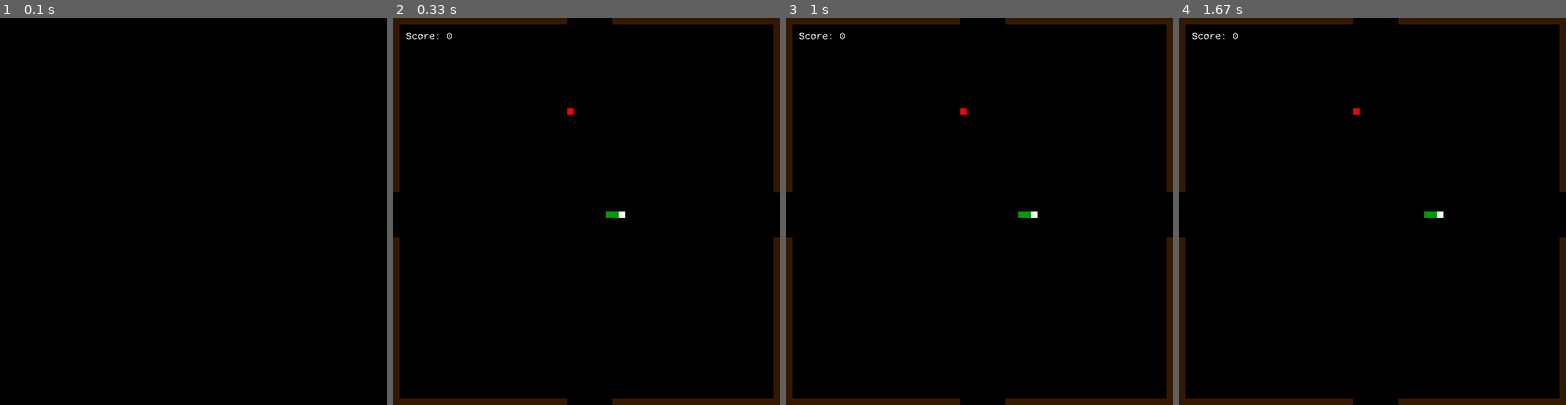
Above: before the commit, frames 1-4 (left to right).
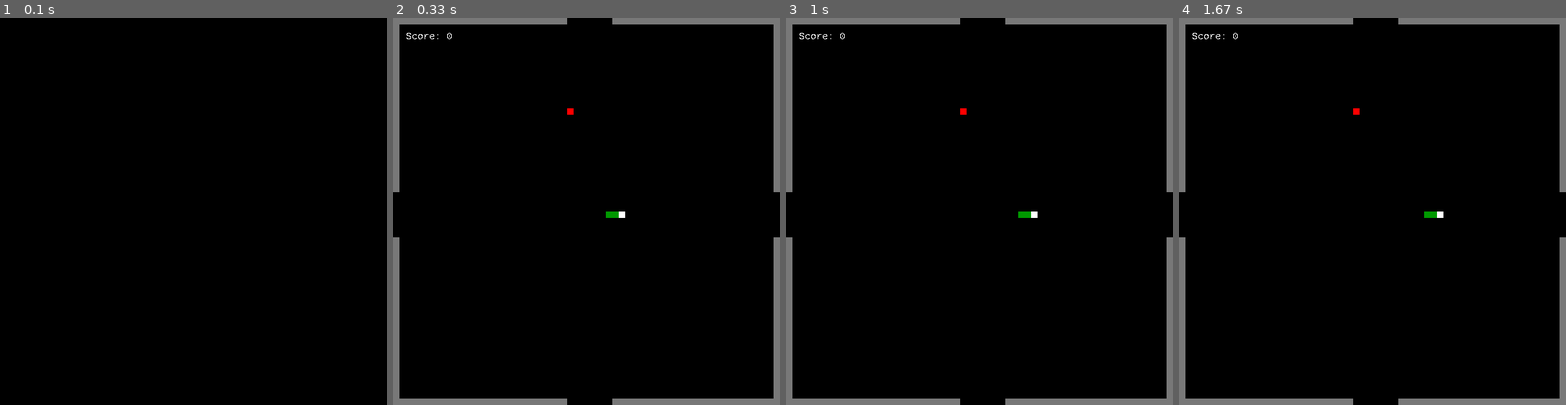
Above: after the commit, the same moments.

Repository: RonanFim/pygame-snake
Game: pygame game, started from main.py
The game is run twice, just before and just after one commit, with the same random seed, the same clock (stepped at 60 frames per second) and the same inputs.
Inputs:
- Up to frame 1 (0.1 s): no input
- Up to frame 2 (0.33 s): no input
- Up to frame 3 (1 s): tap Space at 0.33, 0.67 s
- Up to frame 4 (1.67 s): hold Right 1.03-1.5 s; tap Space at 1.1, 1.6 s

Frame 1 is identical in both runs. In frame 2, 5.8% of the frame differs, in the area x 0-100%, y 0-100%; in frame 3, 5.8%; in frame 4, 5.8%.

Commit message:
Refactoring

Diff:
--- /dev/null
+++ b/System/Apple.py
@@ -0,0 +1,18 @@
+from definitions import *
+import pygame
+
+class Apple():
+
+    def __init__(self) -> None:
+        self.appleSprite = pygame.Surface((10, 10))
+        self.appleSprite.fill(APPLECOLOR)
+        self.__applePos = (0, 0)
+
+    def GetApplePos(self) -> tuple:
+        return self.__applePos
+
+    def SetApplePos(self, newPos: tuple) -> None:
+        self.__applePos = newPos
+
+    def Draw(self, screen: pygame.Surface):
+        screen.blit(self.appleSprite, self.__applePos)
--- /dev/null
+++ b/System/Direction.py
@@ -0,0 +1,7 @@
+from enum import Enum
+
+class Direction(Enum):
+    UP = 1,
+    DOWN = 2,
+    LEFT = 3,
+    RIGHT = 4
--- a/System/Game.py
+++ b/System/Game.py
@@ -2,16 +2,13 @@
 import pygame
 import random
 import time
-from enum import Enum
 
+from System.Direction import Direction
+from System.Snake import Snake
+from System.Apple import Apple
+from System.Wall import Wall
+from System.Score import Score
 from definitions import Screen
-
-
-class Direction(Enum):
-    UP = 1,
-    DOWN = 2,
-    LEFT = 3,
-    RIGHT = 4
 
 
 class Game:
@@ -25,67 +22,12 @@
         self.__screen = pygame.display.set_mode((Screen.WIDTH, Screen.HEIGHT))
         # Set window caption
         pygame.display.set_caption(Screen.CAPTION)
-        # Create red apple 10x10
-        self.__apple = pygame.Surface((10, 10))
-        self.__apple.fill((255, 0, 0))
-        self.__applePos = (0, 0)
-        # Create clock
+        # Create elements
         self.__clock = pygame.time.Clock()
-        # Create the snake
-        mWidth = Screen.WIDTH//20 * 10
-        mHeight = Screen.HEIGHT//20 * 10
-        self.__snake = [(mWidth + 20, mHeight), (mWidth + 10, mHeight), (mWidth, mHeight)]
-        self.__snakeSprite = pygame.Surface((10, 10))
-        self.__snakeSprite.fill((0, 153, 0))
-        self.__headSprite = pygame.Surface((10, 10))
-        self.__headSprite.fill((255, 255, 255))
-        # Score
-        self.__score = 0
-        self.__font = pygame.font.SysFont("Courier New", 15)
-        self.__scorePos = (20, 20)
-        # Create wall
-        self.__wall = []
-        for i in range(0, Screen.HEIGHT, 10):
-            self.__wall.append((i, 0))
-            self.__wall.append((i, Screen.WIDTH - 10))
-        for i in range(0, Screen.WIDTH, 10):
-            self.__wall.append((0, i))
-            self.__wall.append((Screen.HEIGHT - 10, i))
-        self.__OpenWall()
-        self.__wallSprite = pygame.Surface((10, 10))
-        self.__wallSprite.fill((51, 25, 0))
-
-    def __OpenWall(self):
-        middleWidth = Screen.WIDTH//20 * 10
-        middleHeight = Screen.HEIGHT//20 * 10
-        self.__wall.remove((0, middleHeight - 30))
-        self.__wall.remove((0, middleHeight - 20))
-        self.__wall.remove((0, middleHeight - 10))
-        self.__wall.remove((0, middleHeight))
-        self.__wall.remove((0, middleHeight + 10))
-        self.__wall.remove((0, middleHeight + 20))
-        self.__wall.remove((0, middleHeight + 30))
-        self.__wall.remove((Screen.WIDTH - 10, middleHeight - 30))
-        self.__wall.remove((Screen.WIDTH - 10, middleHeight - 20))
-        self.__wall.remove((Screen.WIDTH - 10, middleHeight - 10))
-        self.__wall.remove((Screen.WIDTH - 10, middleHeight))
-        self.__wall.remove((Screen.WIDTH - 10, middleHeight + 10))
-        self.__wall.remove((Screen.WIDTH - 10, middleHeight + 20))
-        self.__wall.remove((Screen.WIDTH - 10, middleHeight + 30))
-        self.__wall.remove((middleWidth - 30, 0))
-        self.__wall.remove((middleWidth - 20, 0))
-        self.__wall.remove((middleWidth - 10, 0))
-        self.__wall.remove((middleWidth, 0))
-        self.__wall.remove((middleWidth + 10, 0))
-        self.__wall.remove((middleWidth + 20, 0))
-        self.__wall.remove((middleWidth + 30, 0))
-        self.__wall.remove((middleWidth - 30, Screen.HEIGHT - 10))
-        self.__wall.remove((middleWidth - 20, Screen.HEIGHT - 10))
-        self.__wall.remove((middleWidth - 10, Screen.HEIGHT - 10))
-        self.__wall.remove((middleWidth, Screen.HEIGHT - 10))
-        self.__wall.remove((middleWidth + 10, Screen.HEIGHT - 10))
-        self.__wall.remove((middleWidth + 20, Screen.HEIGHT - 10))
-        self.__wall.remove((middleWidth + 30, Screen.HEIGHT - 10))
+        self.__apple = Apple()
+        self.__snake = Snake()
+        self.__score = Score()
+        self.__wall = Wall()
 
     def __NewPos(self):
         """
@@ -95,39 +37,21 @@
             x = random.randint(0, Screen.WIDTH - 10)
             y = random.randint(0, Screen.HEIGHT - 10)
             newPos = (x//10 * 10, y//10 * 10)
-            if (newPos not in self.__wall) and (newPos not in self.__snake):
+            if not self.__wall.IsColliding([newPos]) and not self.__snake.IsColliding([newPos]):
                 return newPos
 
-    def __Colision(self, obj1, obj2):
-        return (obj1[0] == obj2[0]) and (obj1[1] == obj2[1])
-
-    def __RefreshPos(self, pos, direction):
-        if direction == Direction.UP:
-            newPos = [pos[0], pos[1] - 10]
-            if newPos[1] < 0:
-                newPos[1] = Screen.HEIGHT - 10
-        elif direction == Direction.DOWN:
-            newPos = [pos[0], pos[1] + 10]
-            if newPos[1] >= Screen.HEIGHT:
-                newPos[1] = 0
-        elif direction == Direction.RIGHT:
-            newPos = [pos[0] + 10, pos[1]]
-            if newPos[0] >= Screen.WIDTH:
-                newPos[0] = 0
-        elif direction == Direction.LEFT:
-            newPos = [pos[0] - 10, pos[1]]
-            if newPos[0] < 0:
-                newPos[0] = Screen.WIDTH - 10
-        else:
-            return pos
-        # Modified position
-        return tuple(newPos)
+    def __RefreshScreen(self):
+        self.__screen.fill(Screen.BGCOLOR)
+        self.__score.Draw(self.__screen)
+        self.__apple.Draw(self.__screen)
+        self.__snake.Draw(self.__screen)
+        self.__wall.Draw(self.__screen)
 
     def Start(self):
         # Run until close the window
         running = True
         paused = False
-        self.__applePos = self.__NewPos()
+        self.__apple.SetApplePos(self.__NewPos())
         direction = Direction.RIGHT
         while running:
             self.__clock.tick(10)   # 10 fps
@@ -163,39 +87,28 @@
                             direction = Direction.RIGHT
 
             # Add new element
-            self.__snake = [self.__snake[0]] + self.__snake
-            self.__snake[0] = self.__RefreshPos(self.__snake[0], direction)
+            self.__snake.Grow(direction)
 
             # Detect colision with apple
-            if self.__Colision(self.__applePos, self.__snake[0]):
-                self.__applePos = self.__NewPos()
-                self.__score += 1
+            if self.__snake.IsColliding([self.__apple.GetApplePos()]):
+                self.__apple.SetApplePos(self.__NewPos())
+                self.__score.IncrementScore()
             else:
                 # Remove last element of Snake
-                self.__snake.pop()
+                self.__snake.RemoveLast()
 
             # Detect colision with snake
-            if self.__snake[0] in self.__snake[1:]:
+            if self.__snake.SelfCollision():
                 time.sleep(3)
                 running = False
             # Detect colision with wall
-            if self.__snake[0] in self.__wall:
+            if self.__snake.IsColliding(self.__wall.GetWall()):
                 time.sleep(3)
                 running = False
 
-            scoreStr = "Score: " + str(self.__score)
-            scoreText = self.__font.render(scoreStr, False, (255, 255, 255))
+            # Update the display
+            self.__RefreshScreen()
+            pygame.display.update()
 
-            # Refresh screen
-            self.__screen.fill((0, 0, 0))
-            self.__screen.blit(self.__apple, self.__applePos)
-            self.__screen.blit(scoreText, self.__scorePos)
-            self.__screen.blit(self.__headSprite, self.__snake[0])
-            for pos in self.__snake[1:]:
-                self.__screen.blit(self.__snakeSprite, pos)
-            for pos in self.__wall:
-                self.__screen.blit(self.__wallSprite, pos)
-            # Update the display
-            pygame.display.update()
         # Quit window
         pygame.quit()
--- /dev/null
+++ b/System/Score.py
@@ -0,0 +1,26 @@
+import pygame
+from definitions import *
+
+class Score():
+
+    def __init__(self) -> None:
+        self.__score = 0
+        self.__font = pygame.font.SysFont(SCOREFONT, SCORESIZE)
+
+    def GetScore(self) -> int:
+        return self.__score
+
+    def SetScore(self, num: int) -> bool:
+        if num >= 0:
+            self.__score = num
+            return True
+        else:
+            return False
+
+    def IncrementScore(self):
+        self.__score += 1
+
+    def Draw(self, screen: pygame.Surface):
+        scoreStr = "Score: " + str(self.__score)
+        scoreText = self.__font.render(scoreStr, False, SCORECOLOR)
+        screen.blit(scoreText, SCOREPOS)
--- /dev/null
+++ b/System/Snake.py
@@ -0,0 +1,64 @@
+from definitions import *
+from System.Direction import Direction
+import pygame
+
+class Snake():
+
+    def __init__(self) -> None:
+        posX = Screen.WIDTH//20 * 10
+        posY = Screen.HEIGHT//20 * 10
+        self.__snakePos = [(posX + 20, posY), (posX + 10, posY), (posX, posY)]
+        self.bodySprite = pygame.Surface((10, 10))
+        self.bodySprite.fill(BODYCOLOR)
+        self.headSprite = pygame.Surface((10, 10))
+        self.headSprite.fill(HEADCOLOR)
+
+    def Grow(self, dir):
+        self.__snakePos = [self.__snakePos[0]] + self.__snakePos
+        self.__snakePos[0] = self.__RefreshPos(self.__snakePos[0], dir)
+
+    def RemoveLast(self):
+        self.__snakePos.pop()
+
+    def IsColliding(self, coordLst: list) -> bool:
+        retValue = False
+        for coord in coordLst:
+            if coord in self.__snakePos:
+                retValue = True
+        return retValue
+
+    def SelfCollision(self) -> bool:
+        return self.__snakePos[0] in self.__snakePos[1:]
+
+    def GetHeadPos(self) -> tuple:
+        return self.__snakePos[0]
+
+    def GetBodyPos(self) -> list:
+        return self.__snakePos[1:]
+
+    def __RefreshPos(self, pos, direction):
+        if direction == Direction.UP:
+            newPos = [pos[0], pos[1] - 10]
+            if newPos[1] < 0:
+                newPos[1] = Screen.HEIGHT - 10
+        elif direction == Direction.DOWN:
+            newPos = [pos[0], pos[1] + 10]
+            if newPos[1] >= Screen.HEIGHT:
+                newPos[1] = 0
+        elif direction == Direction.RIGHT:
+            newPos = [pos[0] + 10, pos[1]]
+            if newPos[0] >= Screen.WIDTH:
+                newPos[0] = 0
+        elif direction == Direction.LEFT:
+            newPos = [pos[0] - 10, pos[1]]
+            if newPos[0] < 0:
+                newPos[0] = Screen.WIDTH - 10
+        else:
+            return pos
+        # Modified position
+        return tuple(newPos)
+
+    def Draw(self, screen: pygame.Surface):
+        screen.blit(self.headSprite, self.GetHeadPos())
+        for pos in self.GetBodyPos():
+            screen.blit(self.bodySprite, pos)
--- /dev/null
+++ b/System/Wall.py
@@ -0,0 +1,63 @@
+import pygame
+from definitions import *
+
+class Wall():
+
+    def __init__(self) -> None:
+        self.__wall = []
+        for i in range(0, Screen.WIDTH, 10):
+            self.__wall.append((i, 0))
+            self.__wall.append((i, Screen.HEIGHT - 10))
+        for i in range(0, Screen.HEIGHT, 10):
+            self.__wall.append((0, i))
+            self.__wall.append((Screen.WIDTH - 10, i))
+        self.__OpenWall()
+        self.wallSprite = pygame.Surface((10, 10))
+        self.wallSprite.fill(WALLCOLOR)
+
+    def __OpenWall(self):
+        middleWidth = Screen.WIDTH//20 * 10
+        middleHeight = Screen.HEIGHT//20 * 10
+        self.__wall.remove((0, middleHeight - 30))
+        self.__wall.remove((0, middleHeight - 20))
+        self.__wall.remove((0, middleHeight - 10))
+        self.__wall.remove((0, middleHeight))
+        self.__wall.remove((0, middleHeight + 10))
+        self.__wall.remove((0, middleHeight + 20))
+        self.__wall.remove((0, middleHeight + 30))
+        self.__wall.remove((Screen.WIDTH - 10, middleHeight - 30))
+        self.__wall.remove((Screen.WIDTH - 10, middleHeight - 20))
+        self.__wall.remove((Screen.WIDTH - 10, middleHeight - 10))
+        self.__wall.remove((Screen.WIDTH - 10, middleHeight))
+        self.__wall.remove((Screen.WIDTH - 10, middleHeight + 10))
+        self.__wall.remove((Screen.WIDTH - 10, middleHeight + 20))
+        self.__wall.remove((Screen.WIDTH - 10, middleHeight + 30))
+        self.__wall.remove((middleWidth - 30, 0))
+        self.__wall.remove((middleWidth - 20, 0))
+        self.__wall.remove((middleWidth - 10, 0))
+        self.__wall.remove((middleWidth, 0))
+        self.__wall.remove((middleWidth + 10, 0))
+        self.__wall.remove((middleWidth + 20, 0))
+        self.__wall.remove((middleWidth + 30, 0))
+        self.__wall.remove((middleWidth - 30, Screen.HEIGHT - 10))
+        self.__wall.remove((middleWidth - 20, Screen.HEIGHT - 10))
+        self.__wall.remove((middleWidth - 10, Screen.HEIGHT - 10))
+        self.__wall.remove((middleWidth, Screen.HEIGHT - 10))
+        self.__wall.remove((middleWidth + 10, Screen.HEIGHT - 10))
+        self.__wall.remove((middleWidth + 20, Screen.HEIGHT - 10))
+        self.__wall.remove((middleWidth + 30, Screen.HEIGHT - 10))
+
+
+    def IsColliding(self, coordLst: list) -> bool:
+        retValue = False
+        for coord in coordLst:
+            if coord in self.__wall:
+                retValue = True
+        return retValue
+
+    def GetWall(self) -> list:
+        return self.__wall
+
+    def Draw(self, screen: pygame.Surface):
+        for pos in self.GetWall():
+            screen.blit(self.wallSprite, pos)
--- a/definitions.py
+++ b/definitions.py
@@ -3,3 +3,16 @@
     WIDTH = 600
     HEIGHT = 600
     CAPTION = 'Snake'
+    BGCOLOR = (0, 0, 0)
+
+BODYCOLOR = (0, 153, 0)
+HEADCOLOR = (255, 255, 255)
+
+APPLECOLOR = (255, 0, 0)
+
+WALLCOLOR = (120, 120, 120)
+
+SCORECOLOR = (255, 255, 255)
+SCOREFONT = "Courier New"
+SCORESIZE = 15
+SCOREPOS = (20, 20)
